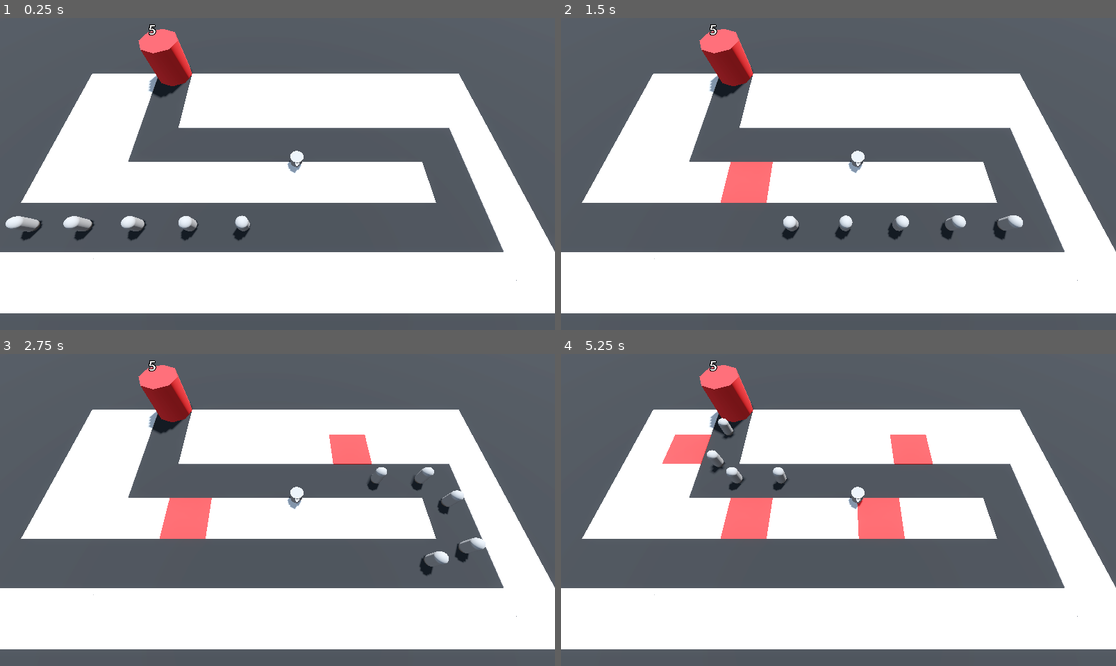
Above: before the commit, frames 1-4 (two rows, left to right).
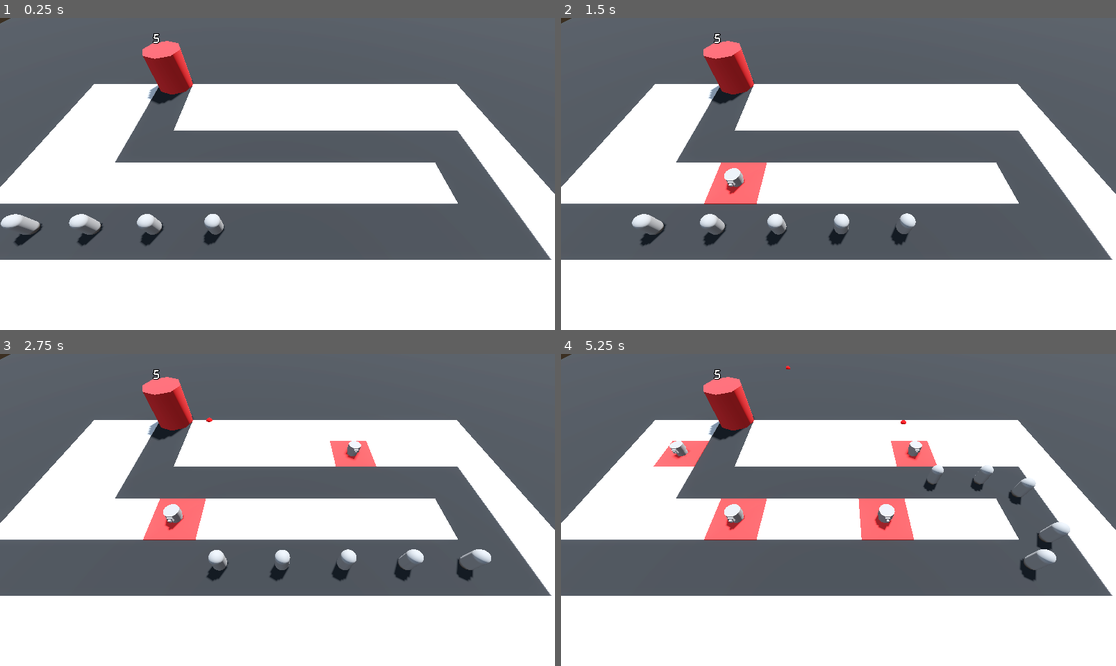
Above: after the commit, the same moments.

Repository: sushant102004/Barbarian-Tower-Defense-Game
Game: Godot game, scene res://Scenes/BaseLevel.tscn
The game is run twice, just before and just after one commit, with the same random seed, the same clock (stepped at 60 frames per second) and the same inputs. Before the commit the project has no main scene; this scene is started directly in both runs.
Inputs (mouse positions are in pixels of both pictures, inside the frame that each line leads up to):
- Up to frame 1 (0.25 s): no input
- Up to frame 2 (1.5 s): move the mouse to (960, 158) at 0.52 s; press the mouse at (960, 158) at 0.53 s; move the mouse to (727, 189) at 1.27 s; release the mouse at (727, 189) at 1.28 s; click (727, 189) at 1.35 s
- Up to frame 3 (2.75 s): move the mouse to (333, 441) at 2.02 s; press the mouse at (333, 441) at 2.03 s
- Up to frame 4 (5.25 s): move the mouse to (810, 572) at 2.77 s; release the mouse at (810, 572) at 2.78 s; click (810, 572) at 2.85 s; move the mouse to (1005, 556) at 3.52 s; press the mouse at (1005, 556) at 3.53 s; move the mouse to (672, 463) at 4.27 s; release the mouse at (672, 463) at 4.28 s; click (672, 463) at 4.35 s; move the mouse to (866, 510) at 5.02 s; press the mouse at (866, 510) at 5.03 s

The runs differ from the first frame. In frame 1, 18% of the frame differs, in the area x 0-100%, y 0-100%; in frame 2, 19%; in frame 3, 19%; in frame 4, 19%.

Commit message:
Added Turret + Projectile + Timer

Diff:
--- /dev/null
+++ b/Projectile.gd
@@ -0,0 +1,12 @@
+extends Area3D
+
+@export var speed := 30
+@export var direction := Vector3.FORWARD
+
+func _physics_process(delta):
+	position += direction * speed * delta
+
+
+func _on_timer_timeout():
+	# Garbage Cleaning
+	queue_free()
--- a/Scenes/BaseLevel.tscn
+++ b/Scenes/BaseLevel.tscn
@@ -43,8 +43,10 @@
 transform = Transform3D(100, 0, 0, 0, 1, 0, 0, 0, 100, 0, -0.5, 0)
 material_override = SubResource("StandardMaterial3D_w6oyp")
 
-[node name="RayPickerCamera" parent="." node_paths=PackedStringArray("gridmap") instance=ExtResource("1_eqqv8")]
+[node name="RayPickerCamera" parent="." node_paths=PackedStringArray("gridmap", "turret_manager") instance=ExtResource("1_eqqv8")]
+transform = Transform3D(1, 0, 0, 0, 0.572146, 0.820152, 0, -0.820152, 0.572146, -1.756, 14.033, 10.995)
 gridmap = NodePath("../GridMap")
+turret_manager = NodePath("../TurretManager")
 
 [node name="GridMap" type="GridMap" parent="."]
 mesh_library = ExtResource("1_flhrr")
--- a/Scenes/enemy.gd
+++ b/Scenes/enemy.gd
@@ -1,11 +1,11 @@
 extends PathFollow3D
 
-@export var enemy_movement_speed : float = 0.1
+@export var enemy_movement_speed : float = 0
 
 @onready var base = get_tree().get_first_node_in_group("base")
 
 func _process(delta: float) -> void:
-	progress += delta + enemy_movement_speed
+	progress += delta + enemy_movement_speed / 2
 	if progress_ratio == 1:
 		base.take_damage()
 		set_process(false)
--- /dev/null
+++ b/Scenes/projectile.tscn
@@ -0,0 +1,29 @@
+[gd_scene load_steps=5 format=3 uid="uid://dimyahce7kjr6"]
+
+[ext_resource type="Script" path="res://Projectile.gd" id="1_7378k"]
+
+[sub_resource type="StandardMaterial3D" id="StandardMaterial3D_7c77e"]
+albedo_color = Color(1, 0, 0, 1)
+
+[sub_resource type="SphereMesh" id="SphereMesh_xaxmh"]
+material = SubResource("StandardMaterial3D_7c77e")
+
+[sub_resource type="SphereShape3D" id="SphereShape3D_teiq2"]
+
+[node name="Projectile" type="Area3D"]
+script = ExtResource("1_7378k")
+
+[node name="MeshInstance3D" type="MeshInstance3D" parent="."]
+transform = Transform3D(0.7, 0, 0, 0, 0.7, 0, 0, 0, 0.7, 0, 0, 0)
+mesh = SubResource("SphereMesh_xaxmh")
+
+[node name="CollisionShape3D" type="CollisionShape3D" parent="."]
+transform = Transform3D(0.7, 0, 0, 0, 0.7, 0, 0, 0, 0.7, 0, 0, 0)
+shape = SubResource("SphereShape3D_teiq2")
+
+[node name="Timer" type="Timer" parent="."]
+wait_time = 2.0
+one_shot = true
+autostart = true
+
+[connection signal="timeout" from="Timer" to="." method="_on_timer_timeout"]
--- a/Scenes/ray_picker_camera.gd
+++ b/Scenes/ray_picker_camera.gd
@@ -1,6 +1,7 @@
 extends Camera3D
 
 @export var gridmap : GridMap
+@export var turret_manager : Node3D
 
 @onready var ray_cast_3d = $RayCast3D
 
@@ -26,5 +27,8 @@
 			if Input.is_action_pressed("click"):
 				if gridmap.get_cell_item(cell) == 0:
 					gridmap.set_cell_item(cell, 1)
+
+					var position = gridmap.map_to_local(cell)
+					turret_manager.build_turret(position)
 	else:
 		Input.set_default_cursor_shape(Input.CURSOR_ARROW)
--- /dev/null
+++ b/Scenes/turret.gd
@@ -0,0 +1,7 @@
+extends Node3D
+
+@export var projectile : PackedScene
+
+func _on_timer_timeout():
+	var shot = projectile.instantiate()
+	add_child(shot)
--- a/Scenes/turret.tscn
+++ b/Scenes/turret.tscn
@@ -1,4 +1,7 @@
-[gd_scene load_steps=5 format=3 uid="uid://bt7ahbg0cgvs5"]
+[gd_scene load_steps=7 format=3 uid="uid://bt7ahbg0cgvs5"]
+
+[ext_resource type="Script" path="res://Scenes/turret.gd" id="1_5h37g"]
+[ext_resource type="PackedScene" uid="uid://dimyahce7kjr6" path="res://Scenes/projectile.tscn" id="1_vnusw"]
 
 [sub_resource type="CylinderMesh" id="CylinderMesh_wdu1c"]
 height = 1.0
@@ -15,6 +18,8 @@
 size = Vector3(0.2, 0.2, 0.2)
 
 [node name="Turret" type="Node3D"]
+script = ExtResource("1_5h37g")
+projectile = ExtResource("1_vnusw")
 
 [node name="TurretBase" type="MeshInstance3D" parent="."]
 transform = Transform3D(1, 0, 0, 0, 1, 0, 0, 0, 1, 0, 0.5, 0)
@@ -31,3 +36,8 @@
 [node name="MeshInstance3D" type="MeshInstance3D" parent="TurretBase/TurretTop/FaceOne"]
 transform = Transform3D(1, 0, 0, 0, 1, 0, 0, 0, 1, 0.230311, 0, 0)
 mesh = SubResource("BoxMesh_i0umt")
+
+[node name="Timer" type="Timer" parent="."]
+autostart = true
+
+[connection signal="timeout" from="Timer" to="." method="_on_timer_timeout"]
--- a/Scenes/turret_manager.gd
+++ b/Scenes/turret_manager.gd
@@ -2,6 +2,7 @@
 
 @export var turret : PackedScene
 
-func _ready():
+func build_turret(position : Vector3):
 	var new_turret = turret.instantiate()
 	add_child(new_turret)
+	new_turret.global_position = position
--- a/project.godot
+++ b/project.godot
@@ -11,6 +11,7 @@
 [application]
 
 config/name="Barbarian Blaster"
+run/main_scene="res://Scenes/BaseLevel.tscn"
 config/features=PackedStringArray("4.2", "Forward Plus")
 config/icon="res://icon.svg"
 
Not shown: 4 places in MeshLibrary/SpaceLibrary.tres that only renumber resources
